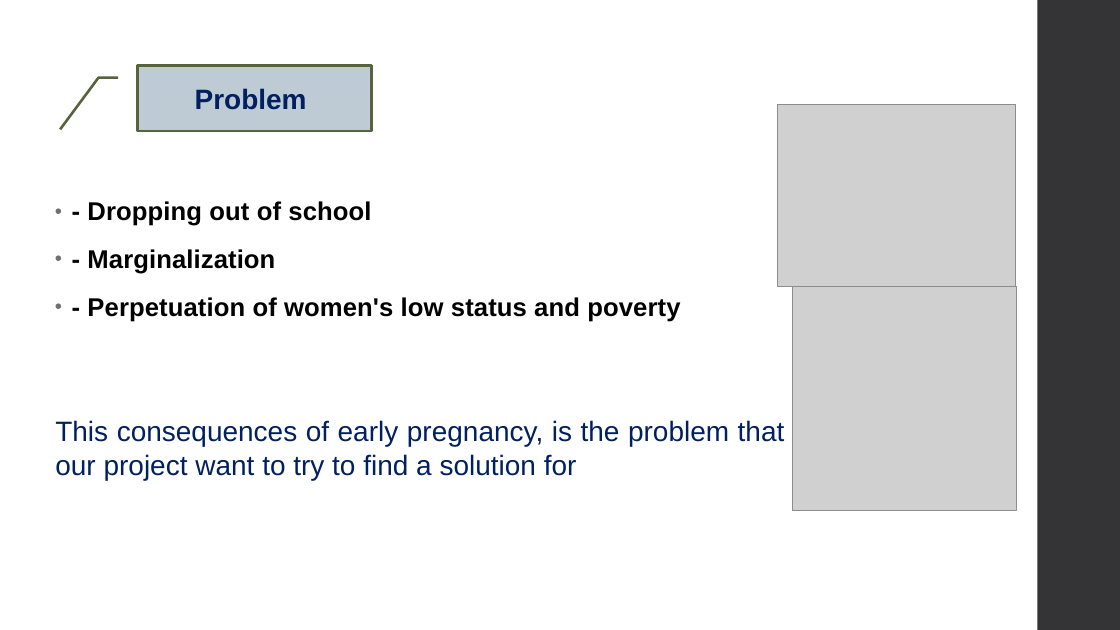
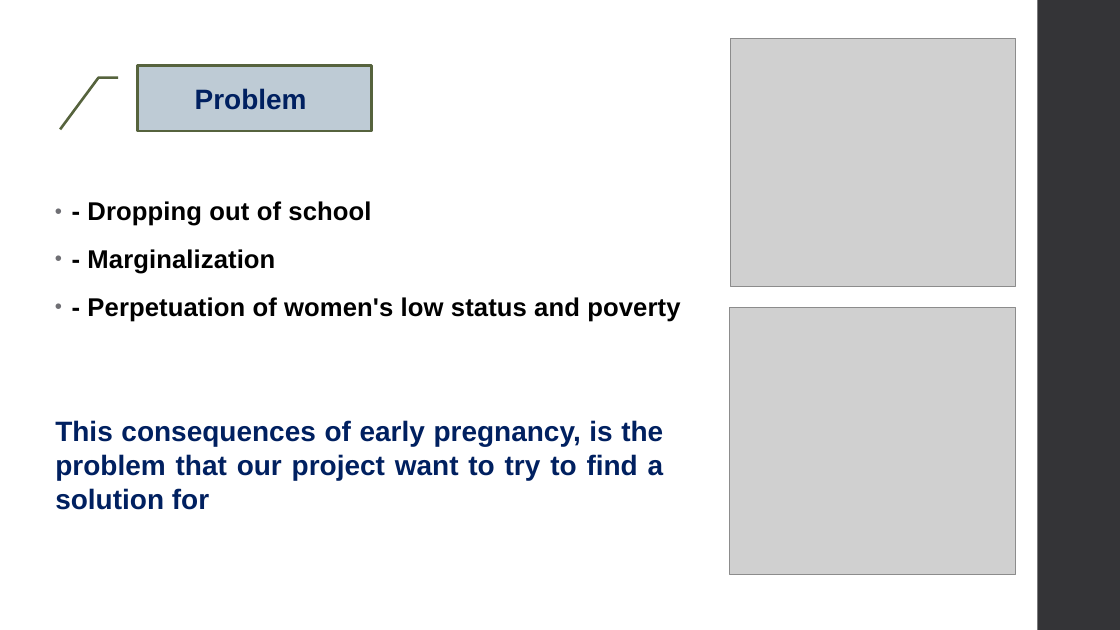
Before and after one commit to Maickery/Child_of_change, a slide deck: slide 4 of Result/Presentation.pptx. Drawn at 1120x630 pixels with LibreOffice and Linux fonts; fonts in the diff are those of the drawing; grey boxes stand for pictures. Boxes give left, top, right and bottom in pixels: in the first picture for what was removed or moved away, otherwise in the second. Text is boxed around its words. In the diff, an @@ line names an element or a change of style, - is before the commit and + after.

```diff
--- a/Result/Presentation.pptx
+++ b/Result/Presentation.pptx
@@ picture: place and size @@
-picture at bbox=[778, 104, 1017, 287]
+picture at bbox=[731, 38, 1017, 286]
@@ picture: place and size @@
-picture at bbox=[793, 287, 1017, 510]
+picture at bbox=[730, 308, 1017, 575]
@@ text "This consequences of early pregnancy, ..." at bbox=[55, 420, 664, 510]: bold on @@
```
Also in this commit, not shown: 11 other slides changed, 8 slides added, 3 slides removed, 2 other files.
